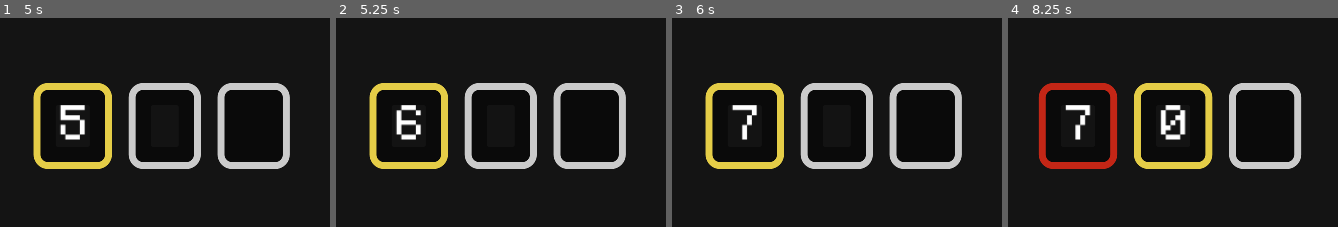
Above: before the commit, frames 1-4 (left to right).
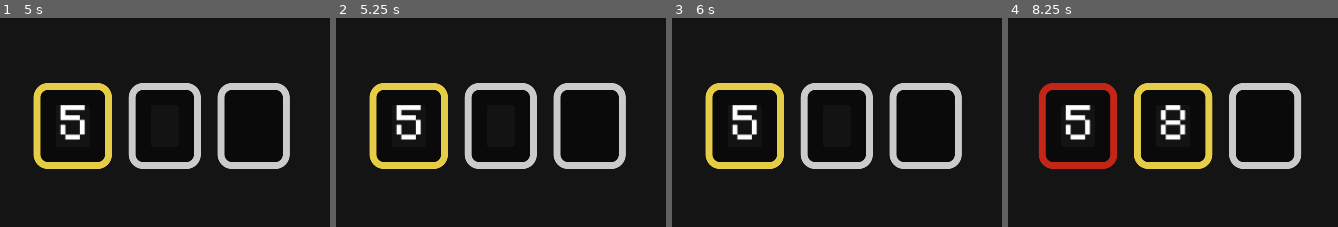
Above: after the commit, the same moments.

Repository: bblodget/WorkingMemory
Game: Godot game, scene res://GameScene.tscn
Two runs of this game, one before a commit and one after it. Both use one fixed random seed, a clock stepped at 60 frames per second and the inputs below.
Inputs:
- Up to frame 1 (5 s): tap Enter (ui_accept) at 0.5, 0.77, 1.25, 1.52, 2, 2.75, 3.02, 3.5, 3.77, 4.25, 4.52 s; tap 0 at 0.6 s; tap 1 at 1.35 s; tap 2 at 2.1 s; tap 3 at 2.85 s; tap 4 at 3.6 s; tap 5 at 4.35 s
- Up to frame 2 (5.25 s): tap 6 at 5.1 s
- Up to frame 3 (6 s): tap 7 at 5.85 s
- Up to frame 4 (8.25 s): tap Enter (ui_accept) at 6.02, 6.77, 7.52 s; tap 8 at 6.6 s; tap 9 at 7.35 s; tap 0 at 8.1 s
The pictures show only the part of the screen within x 25-75%, y 24-74%; the shares and areas given below are measured in that part.

Frame 1 is identical in both runs. In frame 2, 0.5% of the frame differs, in the area x 18-26%, y 41-52%; in frame 3, 0.7%; in frame 4, 1.0%, in the area x 17-54%, y 43-59%.

Commit message:
Squashed final bugs?

Diff:
--- a/GameScene.gd
+++ b/GameScene.gd
@@ -1,4 +1,6 @@
 extends "res://BasicScene.gd"
+
+# ******** Node References ************
 
 @onready var instruction_container : MarginContainer = $CanvasLayer/MarginContainer/Rows/MarginContainer
 @onready var instructions : MarginContainer = $CanvasLayer/MarginContainer/Rows/MarginContainer/Textbox2
@@ -28,29 +30,7 @@
 @onready var high_score_label : Label = $CanvasLayer/MarginContainer/Rows/spacer2/HighScore
 @onready var round_label : Label = $CanvasLayer/MarginContainer/Rows/spacer2/RoundMode
 
-
-
-# Amount of time to show the numbers
-var show_time_per_digit : float = 1.0
-
-var digit : Array = []
-var digit_label : Array = []
-var digit_value : Array = [0, 0, 0, 0, 0, 0, 0]
-
-var score : int = 0
-var high_score : int = 0
-var num_digits : int = 3
-
-var enable : bool = false
-
-const MAX_DIGITS = 7
-
-const YELLOW : Color = Color(0.898039, 0.803922, 0.278431, 1)
-const WHITE : Color = Color(0.796078, 0.796078, 0.796078, 1)
-const BLACK : Color = Color(0.0392157, 0.0392157, 0.0392157, 1)
-const RED : Color = Color(0.764706, 0.14902, 0.0862745, 1)
-const GREEN : Color = Color(0.152941, 0.705882, 0.0745098, 1)
-
+# ********** Enumerations *************
 
 enum State {
 	INSTRUCTIONS,
@@ -59,10 +39,10 @@
 	HIDE,
 	INPUT,
 	WAIT_USER,
-	GAME_OVER
+	GAME_OVER,
+	PLAY_AGAIN
 }
 
-var current_state : State = State.INSTRUCTIONS
 
 enum Round {
 	NORMAL,
@@ -70,21 +50,48 @@
 	PLUS_THREE
 }
 
-var current_round : Round = Round.NORMAL
-
+# ********** Constants *************
+
+const MAX_DIGITS = 7
+
+const YELLOW : Color = Color(0.898039, 0.803922, 0.278431, 1)
+const WHITE : Color = Color(0.796078, 0.796078, 0.796078, 1)
+const BLACK : Color = Color(0.0392157, 0.0392157, 0.0392157, 1)
+const RED : Color = Color(0.764706, 0.14902, 0.0862745, 1)
+const GREEN : Color = Color(0.152941, 0.705882, 0.0745098, 1)
+
+const ROUND_DELAY_NORMAL = 1.0
+const ROUND_DELAY_PLUS_ONE = 1.2
+const ROUND_DELAY_PLUS_THREE = 1.6
+
+const DIGIT_DELAY = 2.0
+
+# ************* Variables Not to be reset **********
 var style_white : StyleBoxFlat
 var style_yellow : StyleBoxFlat
 var style_green : StyleBoxFlat
 var style_red : StyleBoxFlat
 
-
-var target_digit = 0
-
+var high_score : int = 0
+
+# Amount of time to show the numbers
+var show_time_per_digit : float = 1.0
+
+var digit : Array = []
+var digit_label : Array = []
+
+
+# ************** Variables to Reset between games  ***********
+var enable_user_input : bool = false
+var target_digit : int = 0
 var correct_digit : bool = false
-
 var round_delay : float = 1.0
-
-var enable_user_input : bool = false
+var current_round : Round = Round.NORMAL
+var current_state : State = State.INSTRUCTIONS
+var score : int = 0
+var num_digits : int = 3
+var digit_value : Array = [0, 0, 0, 0, 0, 0, 0]
+
 
 # Called when the node enters the scene tree for the first time.
 func _ready():
@@ -187,11 +194,17 @@
 
 
 func start_scene():
+	enable_user_input = false
+	target_digit = 0
+	correct_digit = false
+	round_delay = ROUND_DELAY_NORMAL
+	current_round = Round.NORMAL
+	current_state = State.INSTRUCTIONS
 	score = 0
+	num_digits = 3
+	digit_value = [0, 0, 0, 0, 0, 0, 0]
+
 	play_again.visible = false
-	current_state = State.INSTRUCTIONS
-	current_round = Round.NORMAL
-	enable = true
 	_set_digit_boxes_white()
 
 func _input(event):
@@ -222,8 +235,7 @@
 func _process(delta):
 	match current_state:
 		State.INSTRUCTIONS:
-			if enable:
-				_show_instructions()
+			_show_instructions()
 		State.WAIT:
 			pass
 		State.SELECT:
@@ -236,6 +248,8 @@
 			pass
 		State.GAME_OVER:
 			_game_over()
+		State.PLAY_AGAIN:
+			pass
 
 func _show_instructions():
 	instructions.clear()
@@ -249,7 +263,7 @@
 		"As each box is highlighted type the number that was in the box. " +
 		"Each digit is worth 10 points. " +
 		"\n\n<press spacebar or enter to begin>")
-			round_delay = 1.0
+			round_delay = ROUND_DELAY_NORMAL
 			round_label.text = "Mode: +0"
 
 		Round.PLUS_ONE:
@@ -259,7 +273,7 @@
 		"the correct response is 8 9 0. " +
 		"Each digit is worth 20 points. " +
 		"\n\n<press spacebar or enter to begin>")
-			round_delay = 1.2
+			round_delay = ROUND_DELAY_PLUS_ONE
 			round_label.text = "Mode: +1"
 
 		Round.PLUS_THREE:
@@ -269,7 +283,7 @@
 		"the correct response is 0 1 2. " +
 		"Each digit is worth 30 points. " +
 		"\n\n<press spacebar or enter to begin>")
-			round_delay = 1.5
+			round_delay = ROUND_DELAY_PLUS_THREE
 			round_label.text = "Mode: +3"
 
 	instruction_container.visible = true
@@ -295,6 +309,8 @@
 			digit[i].visible = true
 			digit_value[i] = randi() % 10
 			digit_label[i].text = str(digit_value[i])
+			print("digit: "+str(i)+" value: "+str(digit_value[i]))
+			digit_label[i].visible = true
 		else:
 			digit[i].visible = false
 
@@ -334,7 +350,7 @@
 
 		# Wait one second
 		enable_user_input = true
-		await get_tree().create_timer(2.0*round_delay).timeout
+		await get_tree().create_timer(DIGIT_DELAY).timeout
 		enable_user_input = false
 
 		# Color box green if correct else red
@@ -371,6 +387,8 @@
 	if enable_user_input == false:
 		return
 
+	enable_user_input = false
+
 	var target_value : int = int(digit_label[target_digit].text)
 	match current_round:
 		Round.PLUS_ONE:
@@ -404,6 +422,7 @@
 
 func _game_over():
 	print("Game Over!")
+	current_state = State.PLAY_AGAIN
 	instruction_container.visible = true
 	numbers.visible = false
 	play_again.visible = true
